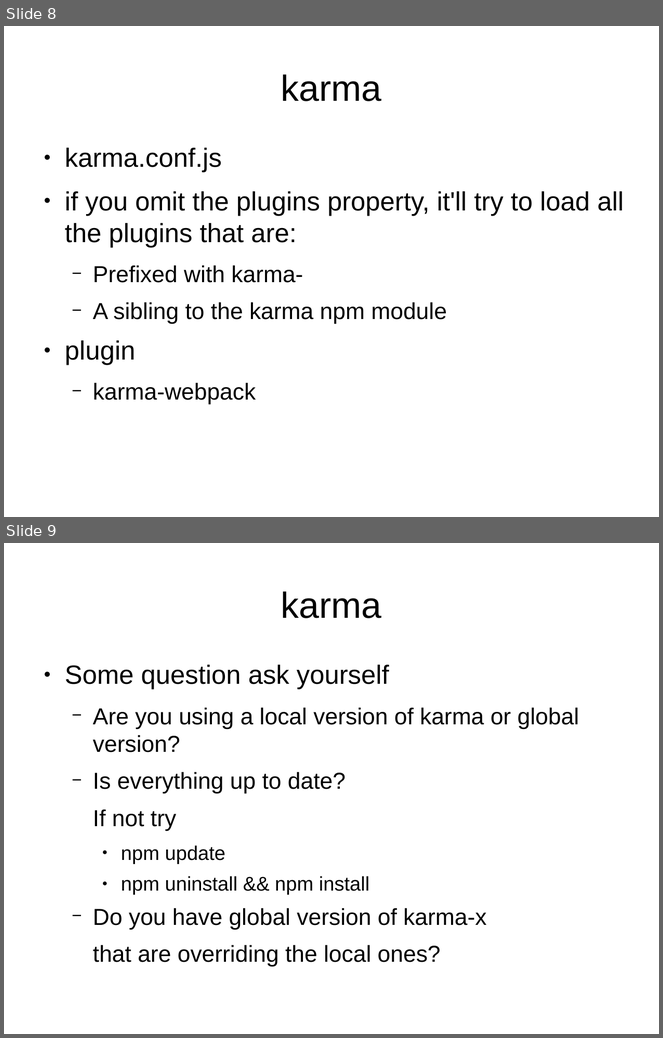
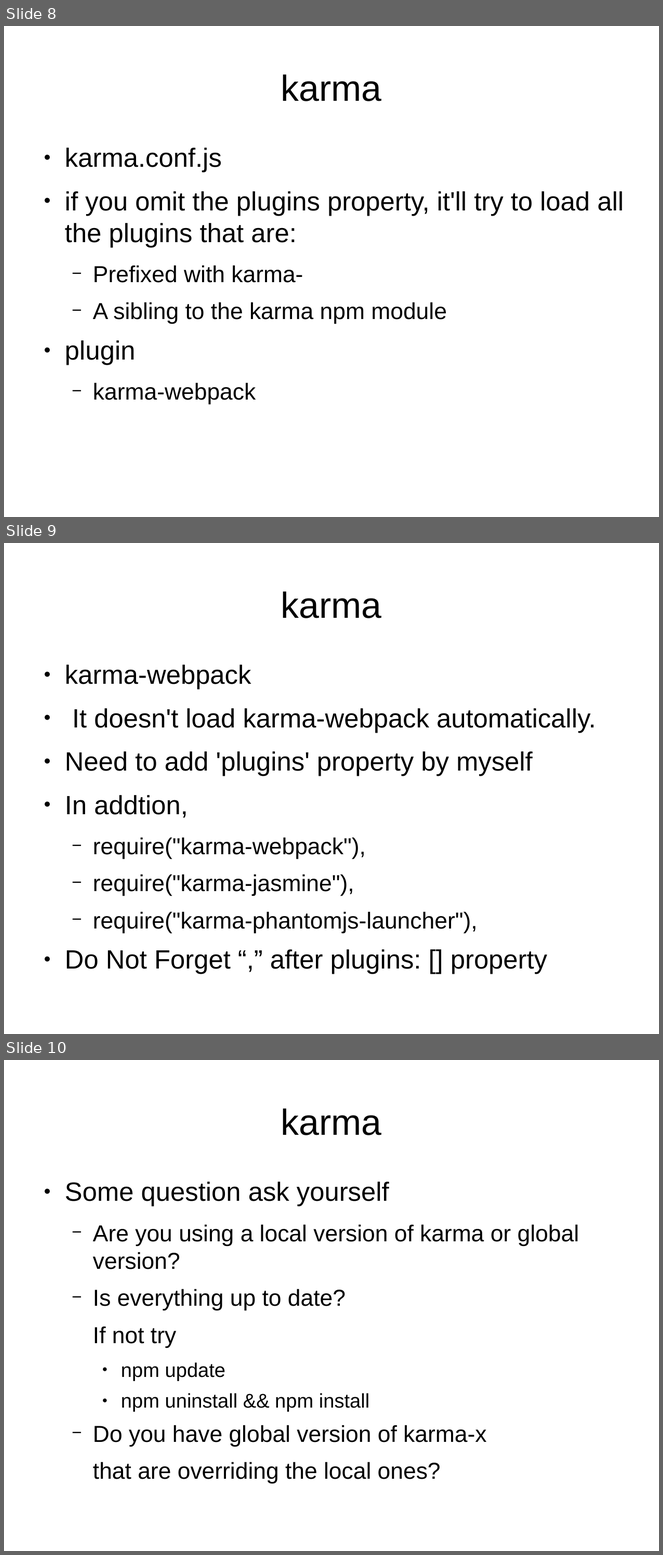
Before and after one commit to sallop/til, a slide deck: nodejs入門.odp. Shown one above the other, each under a label of ours: slides 8 and 9 before the commit, slides 8, 9 and 10 after it. The pictures are 663x1038 and 663x1555 pixels, drawn with LibreOffice and Linux fonts; fonts in the diff are those of the drawing. Boxes give left, top, right and bottom in pixels: in the first picture for what was removed or moved away, otherwise in the second. Text is boxed around its words. In the diff, an @@ line names an element or a change of style, - is before the commit and + after.

Commit message:
karma's bad know-how

```diff
--- a/nodejs入門.odp
+++ b/nodejs入門.odp
@@ slide 9 added at (x1=4, y1=543, x2=659, y2=1034), background #FFFFFF @@
@@ title added at (x1=281, y1=591, x2=382, y2=618), 44 pt, text #000000 @@
+karma
@@ text added at (x1=65, y1=665, x2=596, y2=975), 32 pt, text #000000 @@
+● karma-webpack
+● It doesn't load karma-webpack automatically.
+● Need to add 'plugins' property by myself
+● In addtion,
+  − require("karma-webpack"),
+  − require("karma-jasmine"),
+  − require("karma-phantomjs-launcher"),
+● Do Not Forget “,” after plugins: [] property
@@ what was slide 9 is now slide 10 @@
```
